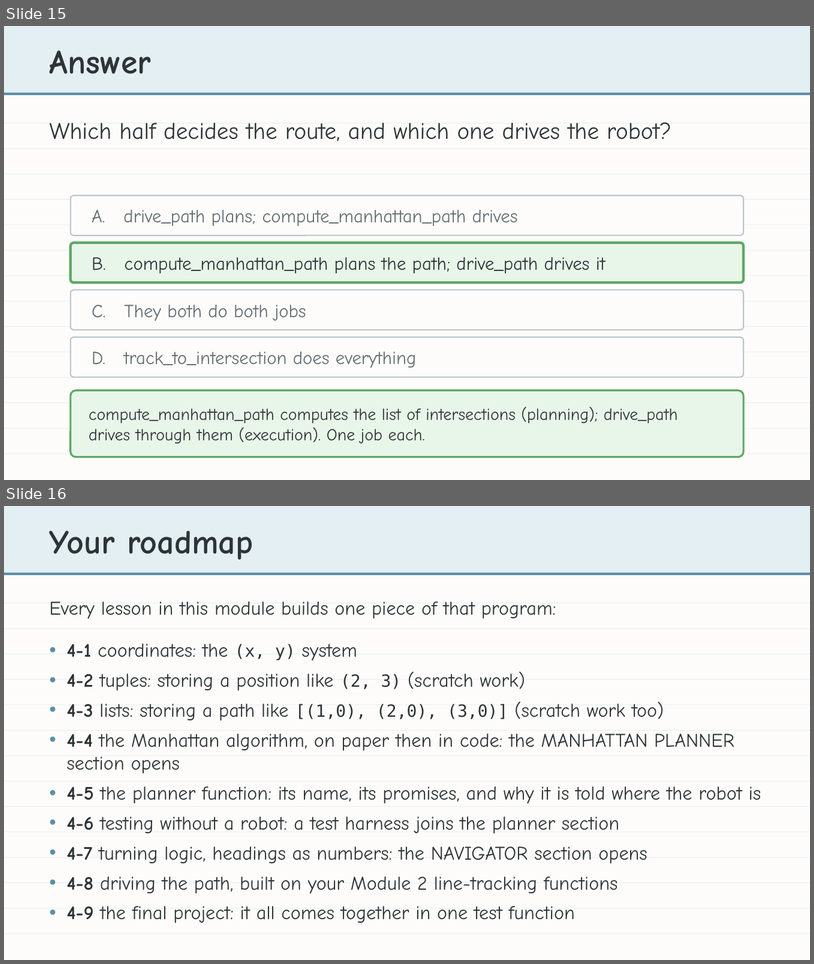
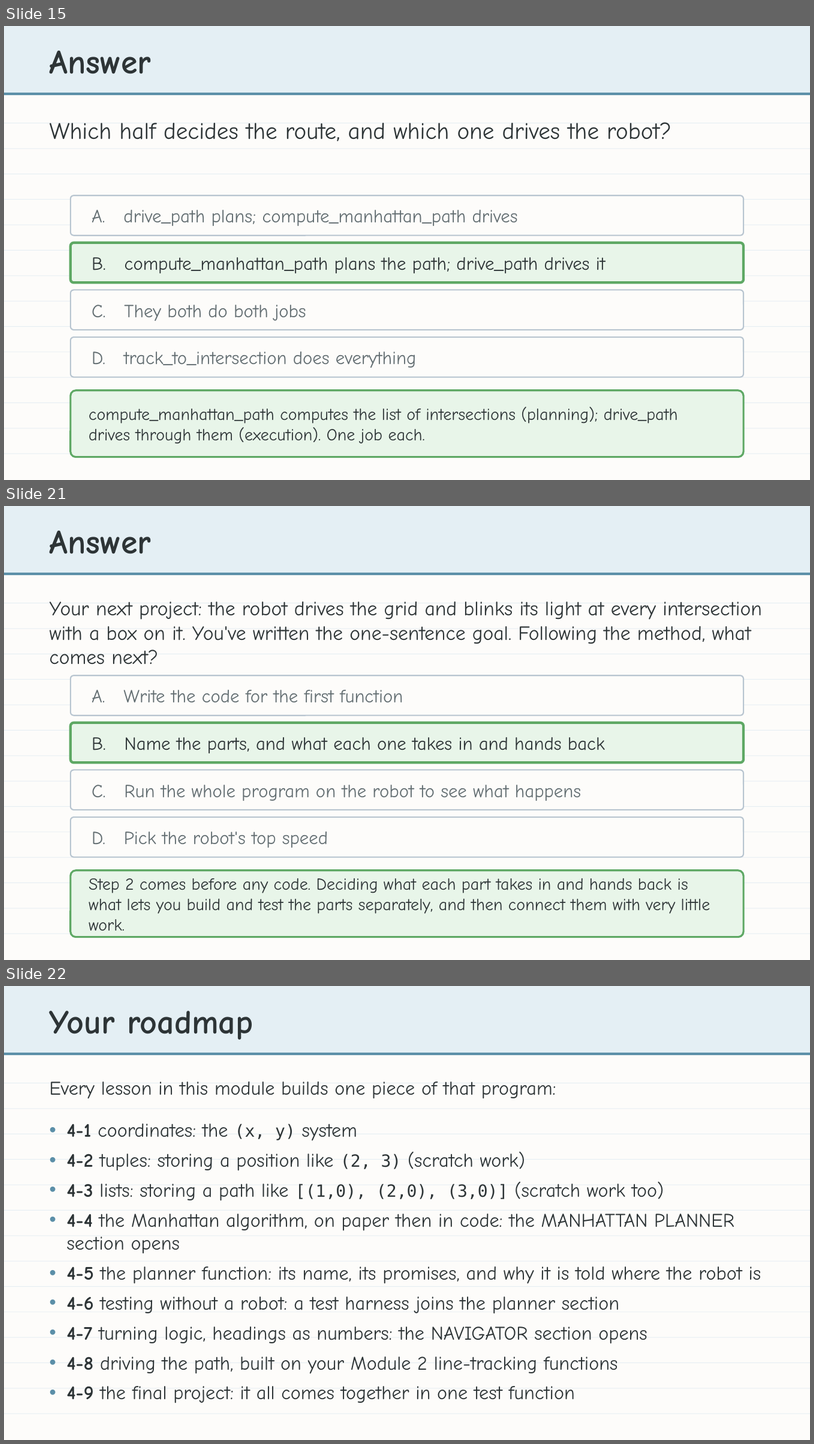
Before and after one commit to bradamiller/LearningPython, a slide deck: static/slides/module-04-manhattan/module-4-lesson-00-overview.pptx. Shown one above the other, each under a label of ours: slides 15 and 16 before the commit, slides 15, 21 and 22 after it; the slides between them are not shown. The pictures are 814x964 and 814x1444 pixels, drawn with LibreOffice and Linux fonts; fonts in the diff are those of the drawing. Boxes give left, top, right and bottom in pixels: in the first picture for what was removed or moved away, otherwise in the second. Text is boxed around its words. In the diff, an @@ line names an element or a change of style, - is before the commit and + after.

```diff
--- a/static/slides/module-04-manhattan/module-4-lesson-00-overview.pptx
+++ b/static/slides/module-04-manhattan/module-4-lesson-00-overview.pptx
@@ slide 21 added at bbox=[4, 506, 810, 960], background #FDFCFA @@
@@ rectangle added at bbox=[4, 506, 810, 573], fill #E4EFF4 @@
@@ text added at bbox=[50, 531, 152, 554], 40 pt, text #2D3436, bold @@
+Answer
@@ rectangle added at bbox=[4, 573, 810, 575], fill #5B8FA8 @@
@@ rectangle added at bbox=[4, 603, 810, 603], fill #E6EEF3 @@
@@ text added at bbox=[50, 601, 762, 664], 24 pt, text #2D3436 @@
+Your next project: the robot drives the grid and blinks its light at every intersection with a box on it. You've written the one-sentence goal. Following the method, what comes next?
@@ rectangle added at bbox=[4, 628, 810, 629], fill #E6EEF3 @@
@@ rectangle added at bbox=[4, 654, 810, 654], fill #E6EEF3 @@
@@ rectangle added at bbox=[4, 679, 810, 679], fill #E6EEF3 @@
@@ rounded rectangle added at bbox=[71, 675, 744, 715], fill #FDFCFA, outline #B8C5D0 1.5 pt @@
@@ text added at bbox=[92, 690, 403, 702], 22 pt, text #636E72 @@
+A. Write the code for the first function
@@ rectangle added at bbox=[4, 705, 810, 705], fill #E6EEF3 @@
@@ rectangle added at bbox=[4, 730, 810, 730], fill #E6EEF3 @@
@@ rounded rectangle added at bbox=[71, 723, 744, 762], fill #E8F5E9, outline #5EA864 3 pt @@
@@ text added at bbox=[92, 737, 605, 753], 22 pt, text #2D3436 @@
+B. Name the parts, and what each one takes in and hands back
@@ rectangle added at bbox=[4, 755, 810, 756], fill #E6EEF3 @@
@@ rounded rectangle added at bbox=[71, 770, 744, 810], fill #FDFCFA, outline #B8C5D0 1.5 pt @@
@@ rectangle added at bbox=[4, 781, 810, 781], fill #E6EEF3 @@
@@ text added at bbox=[92, 784, 581, 801], 22 pt, text #636E72 @@
+C. Run the whole program on the robot to see what happens
@@ rectangle added at bbox=[4, 806, 810, 807], fill #E6EEF3 @@
@@ rounded rectangle added at bbox=[71, 817, 744, 857], fill #FDFCFA, outline #B8C5D0 1.5 pt @@
@@ rectangle added at bbox=[4, 831, 810, 832], fill #E6EEF3 @@
@@ text added at bbox=[92, 831, 328, 847], 22 pt, text #636E72 @@
+D. Pick the robot's top speed
@@ rectangle added at bbox=[4, 857, 810, 858], fill #E6EEF3 @@
@@ rectangle added at bbox=[4, 882, 810, 883], fill #E6EEF3 @@
@@ rounded rectangle added at bbox=[71, 870, 744, 937], fill #E8F5E9, outline #5EA864 2.25 pt @@
@@ text added at bbox=[89, 878, 711, 930], 20 pt, text #2D3436 @@
+Step 2 comes before any code. Deciding what each part takes in and hands back is what lets you build and test the parts separately, and then connect them with very little work.
@@ rectangle added at bbox=[4, 907, 810, 908], fill #E6EEF3 @@
@@ rectangle added at bbox=[4, 933, 810, 934], fill #E6EEF3 @@
@@ what was slide 16 is now slide 22 @@
```
Also in this commit, not shown: 2 slides changed, 5 other slides added, 20 other files.
